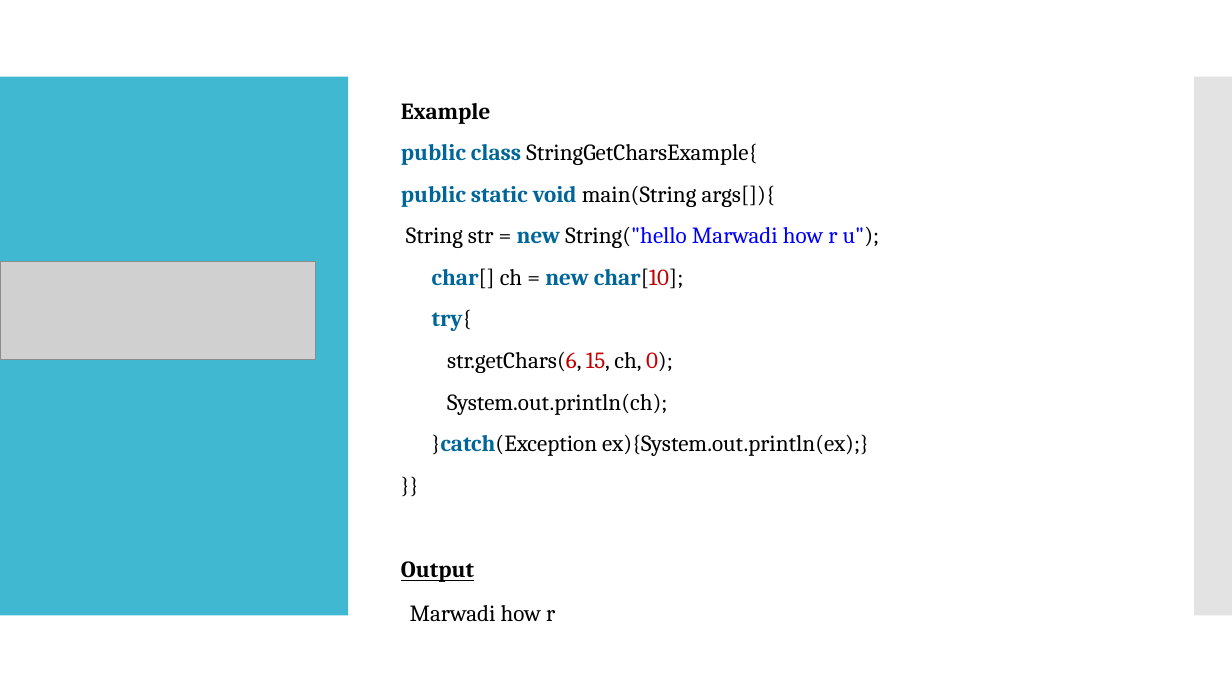
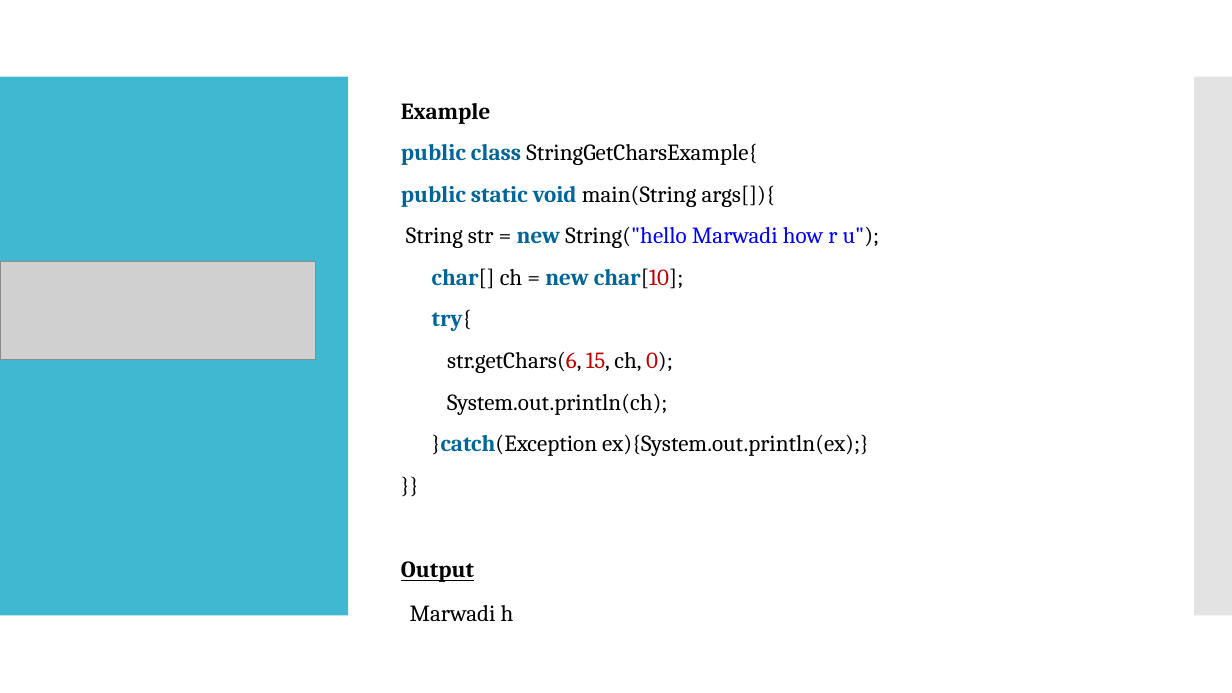
Before and after one commit to AbhishekChauhan9036/Java-Programming, a slide deck: slide 26 of Lecture Notes & PPT/UNIT 2.pptx. Drawn at 1232x693 pixels with LibreOffice and Linux fonts; fonts in the diff are those of the drawing; grey boxes stand for pictures. Boxes give left, top, right and bottom in pixels: in the first picture for what was removed or moved away, otherwise in the second. Text is boxed around its words. In the diff, an @@ line names an element or a change of style, - is before the commit and + after.

```diff
--- a/Lecture Notes & PPT/UNIT 2.pptx
+++ b/Lecture Notes & PPT/UNIT 2.pptx
@@ text at [410, 605, 514, 621]: text changed @@
-Marwadi how r
+Marwadi h
```
Also in this commit, not shown: 2 other files.
